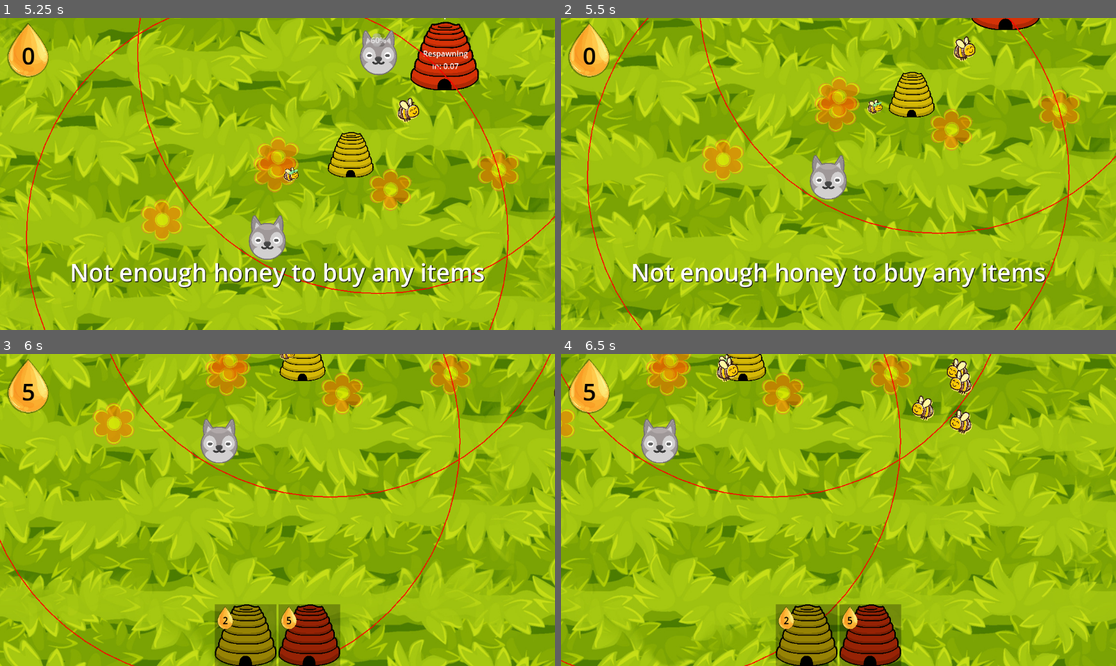
Above: before the commit, frames 1-4 (two rows, left to right).
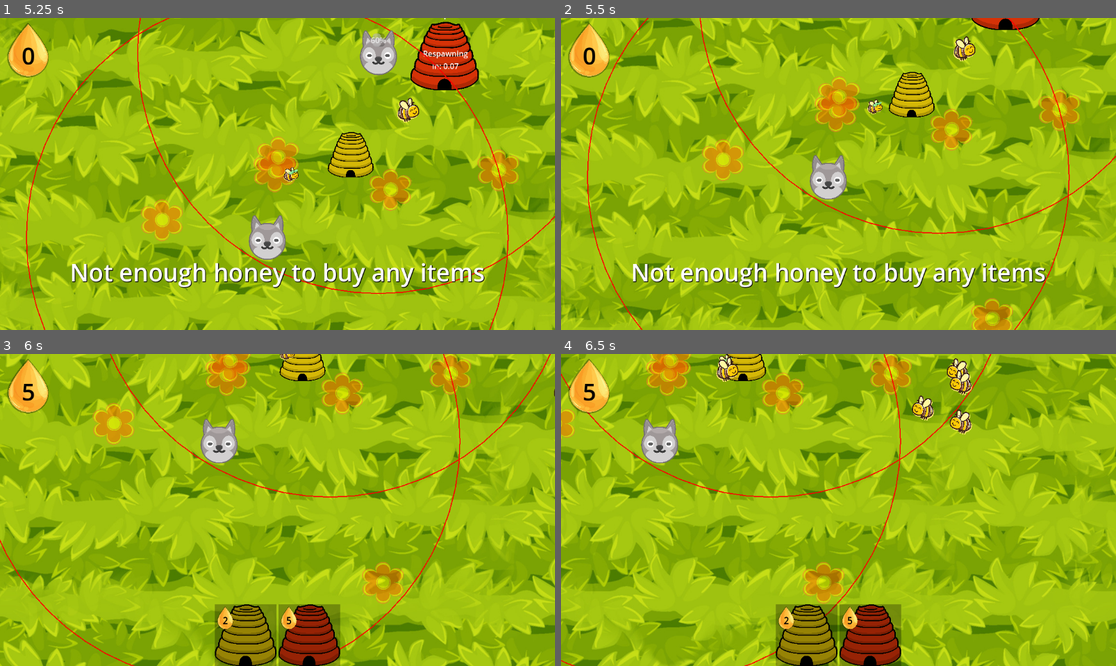
Above: after the commit, the same moments.

Repository: jam53/GMTK-Gamejam-2024
Game: Godot game, scene res://scenes/lawn.tscn
Two runs of this game, one before a commit and one after it. Both use one fixed random seed, a clock stepped at 60 frames per second and the inputs below.
Inputs (mouse positions are in pixels of both pictures, inside the frame that each line leads up to):
- Up to frame 1 (5.25 s): move the mouse to (399, 158) at 0.52 s; press the mouse at (399, 158) at 0.53 s; hold D (right) 0.53-1.28 s; move the mouse to (166, 189) at 1.27 s; release the mouse at (166, 189) at 1.28 s; hold S (down) 1.28-2.03 s; tap Z (disable_follow) at 1.35, 2.85, 4.35 s; move the mouse to (333, 105) at 2.02 s; press the mouse at (333, 105) at 2.03 s; hold D (right) 2.03-2.78 s; move the mouse to (249, 236) at 2.77 s; release the mouse at (249, 236) at 2.78 s; hold W (up) 2.78-3.53 s; click (249, 236) at 2.92 s; move the mouse to (444, 220) at 3.52 s; press the mouse at (444, 220) at 3.53 s; hold A (left) 3.53-5.03 s; move the mouse to (111, 127) at 4.27 s; release the mouse at (111, 127) at 4.28 s; move the mouse to (305, 174) at 5.02 s; press the mouse at (305, 174) at 5.03 s; hold S (down) from 5.03 s (still down)
- Up to frame 2 (5.5 s): keep holding S (down)
- Up to frame 3 (6 s): move the mouse to (194, 432) at 5.77 s; release S (down) at 5.78 s; release the mouse at (194, 432) at 5.78 s; hold D (right) from 5.78 s (still down); tap Z (disable_follow) at 5.85 s
- Up to frame 4 (6.5 s): keep holding D (right)

Frame 1 is identical in both runs. In frame 2, 0.6% of the frame differs, in the area x 73-82%, y 89-100%; in frame 3, 0.7%, in the area x 65-73%, y 66-81%; in frame 4, 0.7%.

Commit message:
flower expansion 🌹💐

Diff:
--- a/scripts/background.gd
+++ b/scripts/background.gd
@@ -8,173 +8,173 @@
 var chunks_pool: Dictionary  # Key: Vector2 (position), Value: Sprite2D (chunk in world).
 
 func _ready():
-    assert(chunk_texture.get_size().x == chunk_texture.get_size().y, "Chunk texture isn't square") # Ensure that the chunk texture is square to prevent any issues when tiling
-    assert(amount_of_chunks > 0 and fmod(sqrt(amount_of_chunks), 1) == 0, "The amount of chunks (" + str(amount_of_chunks) + ") is not a perfect square.") # Ensure the number of chunks forms a square
+	assert(chunk_texture.get_size().x == chunk_texture.get_size().y, "Chunk texture isn't square") # Ensure that the chunk texture is square to prevent any issues when tiling
+	assert(amount_of_chunks > 0 and fmod(sqrt(amount_of_chunks), 1) == 0, "The amount of chunks (" + str(amount_of_chunks) + ") is not a perfect square.") # Ensure the number of chunks forms a square
 
-    chunk_size = chunk_texture.get_size().x # Initialize chunk size from texture size
+	chunk_size = chunk_texture.get_size().x # Initialize chunk size from texture size
 
-    spawn_initial_chunks(player.position) # Spawn the initial set of chunks around the player
+	spawn_initial_chunks(player.position) # Spawn the initial set of chunks around the player
 
 func _process(_delta: float):
-    # Check if the player's position is within the chunk area with some margin
-    if !is_position_within_any(chunks_pool.keys(), player.position, chunk_size / 4):
-        # Determine which chunks need to be moved based on player's position
-        var chunk_positions_to_change: Array[Vector2] = get_furthest_side_chunks_positions(chunks_pool.keys(), player.position)
+	# Check if the player's position is within the chunk area with some margin
+	if !is_position_within_any(chunks_pool.keys(), player.position, chunk_size / 4):
+		# Determine which chunks need to be moved based on player's position
+		var chunk_positions_to_change: Array[Vector2] = get_furthest_side_chunks_positions(chunks_pool.keys(), player.position)
 
-        for chunk_pos in chunk_positions_to_change:
-            var chunk_sprite: Sprite2D = chunks_pool[chunk_pos]
-            chunks_pool.erase(chunk_pos)
+		for chunk_pos in chunk_positions_to_change:
+			var chunk_sprite: Sprite2D = chunks_pool[chunk_pos]
+			chunks_pool.erase(chunk_pos)
 
-            var grid_size := get_grid_size()
+			var grid_size := get_grid_size()
 
-            # Move chunks to the opposite side of the grid based on player’s position
-            if are_chunks_row(chunk_positions_to_change) and chunk_positions_to_change[0].y < player.position.y:
-                chunk_pos.y += chunk_size * grid_size  # Move chunks down
-            elif are_chunks_row(chunk_positions_to_change) and chunk_positions_to_change[0].y > player.position.y:
-                chunk_pos.y -= chunk_size * grid_size  # Move chunks up
-            elif !are_chunks_row(chunk_positions_to_change) and chunk_positions_to_change[0].x < player.position.x:
-                chunk_pos.x += chunk_size * grid_size  # Move chunks right
-            elif !are_chunks_row(chunk_positions_to_change) and chunk_positions_to_change[0].x > player.position.x:
-                chunk_pos.x -= chunk_size * grid_size  # Move chunks left
+			# Move chunks to the opposite side of the grid based on player’s position
+			if are_chunks_row(chunk_positions_to_change) and chunk_positions_to_change[0].y < player.position.y:
+				chunk_pos.y += chunk_size * grid_size  # Move chunks down
+			elif are_chunks_row(chunk_positions_to_change) and chunk_positions_to_change[0].y > player.position.y:
+				chunk_pos.y -= chunk_size * grid_size  # Move chunks up
+			elif !are_chunks_row(chunk_positions_to_change) and chunk_positions_to_change[0].x < player.position.x:
+				chunk_pos.x += chunk_size * grid_size  # Move chunks right
+			elif !are_chunks_row(chunk_positions_to_change) and chunk_positions_to_change[0].x > player.position.x:
+				chunk_pos.x -= chunk_size * grid_size  # Move chunks left
 
-            # Update chunk sprite position
-            chunk_sprite.position = chunk_pos
+			# Update chunk sprite position
+			chunk_sprite.position = chunk_pos
 
-            # Re-add the chunk to the pool with the new position
-            chunks_pool[chunk_pos] = chunk_sprite
+			# Re-add the chunk to the pool with the new position
+			chunks_pool[chunk_pos] = chunk_sprite
 
 func spawn_initial_chunks(player_pos: Vector2):
-    # Generate initial positions for chunks around the player
-    var chunk_locations_to_spawn: Array[Vector2] = generate_positions_around(player_pos, amount_of_chunks)
-    chunk_locations_to_spawn.append(player_pos)
+	# Generate initial positions for chunks around the player
+	var chunk_locations_to_spawn: Array[Vector2] = generate_positions_around(player_pos, amount_of_chunks)
+	chunk_locations_to_spawn.append(player_pos)
 
-    for chunk_loc in chunk_locations_to_spawn:
-        spawn_tile(chunk_loc)
+	for chunk_loc in chunk_locations_to_spawn:
+		spawn_tile(chunk_loc)
 
 # Instantiates a tile at a given position
 func spawn_tile(pos: Vector2):
-    var tile := Sprite2D.new()
-    tile.texture = chunk_texture
-    tile.position = pos
+	var tile := Sprite2D.new()
+	tile.texture = chunk_texture
+	tile.position = pos
 
-    chunks_pool[pos] = tile
-    add_child(tile)
+	chunks_pool[pos] = tile
+	add_child(tile)
 
 func generate_positions_around(center: Vector2, num_positions: int) -> Array[Vector2]:
-    var positions: Array[Vector2] = []
-    var distance := chunk_size  # Distance from the center point
+	var positions: Array[Vector2] = []
+	var distance := chunk_size  # Distance from the center point
 
-    var grid_size = get_grid_size()
+	var grid_size = get_grid_size()
 
-    # Generate positions in a grid around the center
-    for x in range(-grid_size / 2, grid_size / 2 + 1):
-        for y in range(-grid_size / 2, grid_size / 2 + 1):
-            if x == 0 and y == 0:
-                continue  # Skip the center point
+	# Generate positions in a grid around the center
+	for x in range(-grid_size / 2, grid_size / 2 + 1):
+		for y in range(-grid_size / 2, grid_size / 2 + 1):
+			if x == 0 and y == 0:
+				continue  # Skip the center point
 
-            positions.append(center + Vector2(x * distance, y * distance))
+			positions.append(center + Vector2(x * distance, y * distance))
 
-            if positions.size() >= num_positions:
-                return positions  # Return early if enough positions are generated
+			if positions.size() >= num_positions:
+				return positions  # Return early if enough positions are generated
 
-    return positions
+	return positions
 
 # Checks if a position is within a given distance of any chunk
 func is_position_within_any(chunks_array: Array, position: Vector2, distance: float) -> bool:
-    for chunk in chunks_array:
-        if position.distance_to(chunk) <= distance:
-            return true
-    return false
+	for chunk in chunks_array:
+		if position.distance_to(chunk) <= distance:
+			return true
+	return false
 
 
 # Determines which side of the chunk grid is furthest from the given position and returns the chunks on that side.
 func get_furthest_side_chunks_positions(chunks_array: Array, position: Vector2) -> Array[Vector2]:
-    if chunks_array.size() == 0:
-        return []
+	if chunks_array.size() == 0:
+		return []
 
-    # Initialize boundary values
-    var min_x = INF
-    var max_x = -INF
-    var min_y = INF
-    var max_y = -INF
+	# Initialize boundary values
+	var min_x = INF
+	var max_x = -INF
+	var min_y = INF
+	var max_y = -INF
 
-    # Dictionaries to store chunks on each boundary side
-    var top_row_chunks: Array[Vector2] = []
-    var bottom_row_chunks: Array[Vector2] = []
-    var left_column_chunks: Array[Vector2] = []
-    var right_column_chunks: Array[Vector2] = []
+	# Dictionaries to store chunks on each boundary side
+	var top_row_chunks: Array[Vector2] = []
+	var bottom_row_chunks: Array[Vector2] = []
+	var left_column_chunks: Array[Vector2] = []
+	var right_column_chunks: Array[Vector2] = []
 
-    # Determine the boundaries of the grid
-    for chunk in chunks_array:
-        if chunk.x < min_x:
-            min_x = chunk.x
-        if chunk.x > max_x:
-            max_x = chunk.x
-        if chunk.y < min_y:
-            min_y = chunk.y
-        if chunk.y > max_y:
-            max_y = chunk.y
+	# Determine the boundaries of the grid
+	for chunk in chunks_array:
+		if chunk.x < min_x:
+			min_x = chunk.x
+		if chunk.x > max_x:
+			max_x = chunk.x
+		if chunk.y < min_y:
+			min_y = chunk.y
+		if chunk.y > max_y:
+			max_y = chunk.y
 
-    # Categorize chunks based on their positions
-    for chunk in chunks_array:
-        if chunk.y == max_y:
-            top_row_chunks.append(chunk)
-        if chunk.y == min_y:
-            bottom_row_chunks.append(chunk)
-        if chunk.x == min_x:
-            left_column_chunks.append(chunk)
-        if chunk.x == max_x:
-            right_column_chunks.append(chunk)
+	# Categorize chunks based on their positions
+	for chunk in chunks_array:
+		if chunk.y == max_y:
+			top_row_chunks.append(chunk)
+		if chunk.y == min_y:
+			bottom_row_chunks.append(chunk)
+		if chunk.x == min_x:
+			left_column_chunks.append(chunk)
+		if chunk.x == max_x:
+			right_column_chunks.append(chunk)
 
-    # Calculate distances from the position to each boundary side
-    var top_distance = INF
-    for chunk in top_row_chunks:
-        var dist = position.distance_to(chunk)
-        if dist < top_distance:
-            top_distance = dist
+	# Calculate distances from the position to each boundary side
+	var top_distance = INF
+	for chunk in top_row_chunks:
+		var dist = position.distance_to(chunk)
+		if dist < top_distance:
+			top_distance = dist
 
-    var bottom_distance = INF
-    for chunk in bottom_row_chunks:
-        var dist = position.distance_to(chunk)
-        if dist < bottom_distance:
-            bottom_distance = dist
+	var bottom_distance = INF
+	for chunk in bottom_row_chunks:
+		var dist = position.distance_to(chunk)
+		if dist < bottom_distance:
+			bottom_distance = dist
 
-    var left_distance = INF
-    for chunk in left_column_chunks:
-        var dist = position.distance_to(chunk)
-        if dist < left_distance:
-            left_distance = dist
+	var left_distance = INF
+	for chunk in left_column_chunks:
+		var dist = position.distance_to(chunk)
+		if dist < left_distance:
+			left_distance = dist
 
-    var right_distance = INF
-    for chunk in right_column_chunks:
-        var dist = position.distance_to(chunk)
-        if dist < right_distance:
-            right_distance = dist
+	var right_distance = INF
+	for chunk in right_column_chunks:
+		var dist = position.distance_to(chunk)
+		if dist < right_distance:
+			right_distance = dist
 
-    # Determine the furthest side
-    var furthest_side_chunks = []
+	# Determine the furthest side
+	var furthest_side_chunks = []
 
-    if top_distance >= bottom_distance and top_distance >= left_distance and top_distance >= right_distance:
-        furthest_side_chunks = top_row_chunks
-    elif bottom_distance >= top_distance and bottom_distance >= left_distance and bottom_distance >= right_distance:
-        furthest_side_chunks = bottom_row_chunks
-    elif left_distance >= top_distance and left_distance >= bottom_distance and left_distance >= right_distance:
-        furthest_side_chunks = left_column_chunks
-    elif right_distance >= top_distance and right_distance >= bottom_distance and right_distance >= left_distance:
-        furthest_side_chunks = right_column_chunks
+	if top_distance >= bottom_distance and top_distance >= left_distance and top_distance >= right_distance:
+		furthest_side_chunks = top_row_chunks
+	elif bottom_distance >= top_distance and bottom_distance >= left_distance and bottom_distance >= right_distance:
+		furthest_side_chunks = bottom_row_chunks
+	elif left_distance >= top_distance and left_distance >= bottom_distance and left_distance >= right_distance:
+		furthest_side_chunks = left_column_chunks
+	elif right_distance >= top_distance and right_distance >= bottom_distance and right_distance >= left_distance:
+		furthest_side_chunks = right_column_chunks
 
-    return furthest_side_chunks
+	return furthest_side_chunks
 
 # Checks if the provided chunks are lined next to each other in a row
 func are_chunks_row(chunks: Array[Vector2]) -> bool:
-    var y_pos = chunks[0].y
+	var y_pos = chunks[0].y
 
-    for chunk in chunks:
-        if y_pos != chunk.y:
-            return false  # Chunks are not in a row
+	for chunk in chunks:
+		if y_pos != chunk.y:
+			return false  # Chunks are not in a row
 
-    return true  # Chunks are in a row
+	return true  # Chunks are in a row
 
 # Returns the grid size (number of rows or columns)
 func get_grid_size() -> int:
-    return int(ceil(sqrt(amount_of_chunks)))
+	return int(ceil(sqrt(amount_of_chunks)))
--- a/scripts/pollinator.gd
+++ b/scripts/pollinator.gd
@@ -7,9 +7,11 @@
 @onready var pollinate_timer = $PollinateTimer
 @onready var hive_timer = $HiveTimer
 
+var basic_flower = preload("res://scenes/basic_flower.tscn")
 
 var _flower_found := false
 var _in_hive := false
+var found_flower
 
 func _ready():
 	pollinate_timer.wait_time = pollinateTime
@@ -17,7 +19,7 @@
 
 func _process(delta):
 	if not _in_hive and boids_component.lure == null:
-		var found_flower = find_flower()
+		found_flower = find_flower()
 		if found_flower == null:
 			boids_component.lure = hive
 		else:
@@ -50,8 +52,20 @@
 		hive.bee_arrived()
 		hive_timer.start()
 
+
 func _on_pollinate_timer_timeout():
 	boids_component.lure = hive
+
+	# Create a new basic_flower instance
+	var new_flower = basic_flower.instantiate()
+
+	# Set the position of the new flower close to the found_flower
+	var offset = Vector2(randf() * 500 - 10, randf() * 500 - 10)  # Random offset within a 20x20 area
+	new_flower.position = found_flower.position + offset
+
+	# Add the new flower as a child to the parent of found_flower
+	found_flower.get_parent().add_child(new_flower)
+
 
 func _on_hive_timer_timeout():
 	_in_hive = false
Not shown: 1 places in scenes/lawn.tscn that only renumber resources
